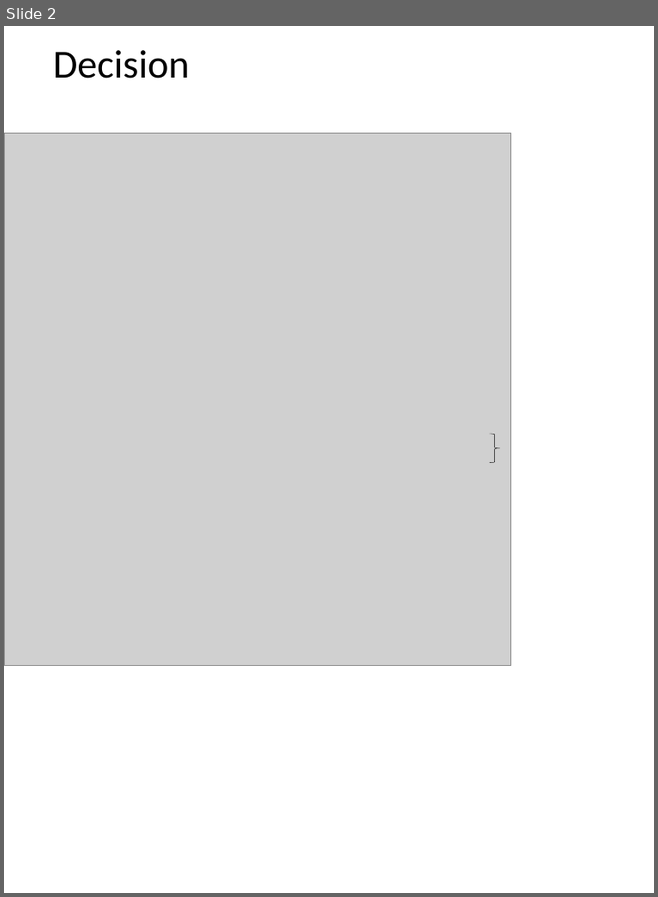
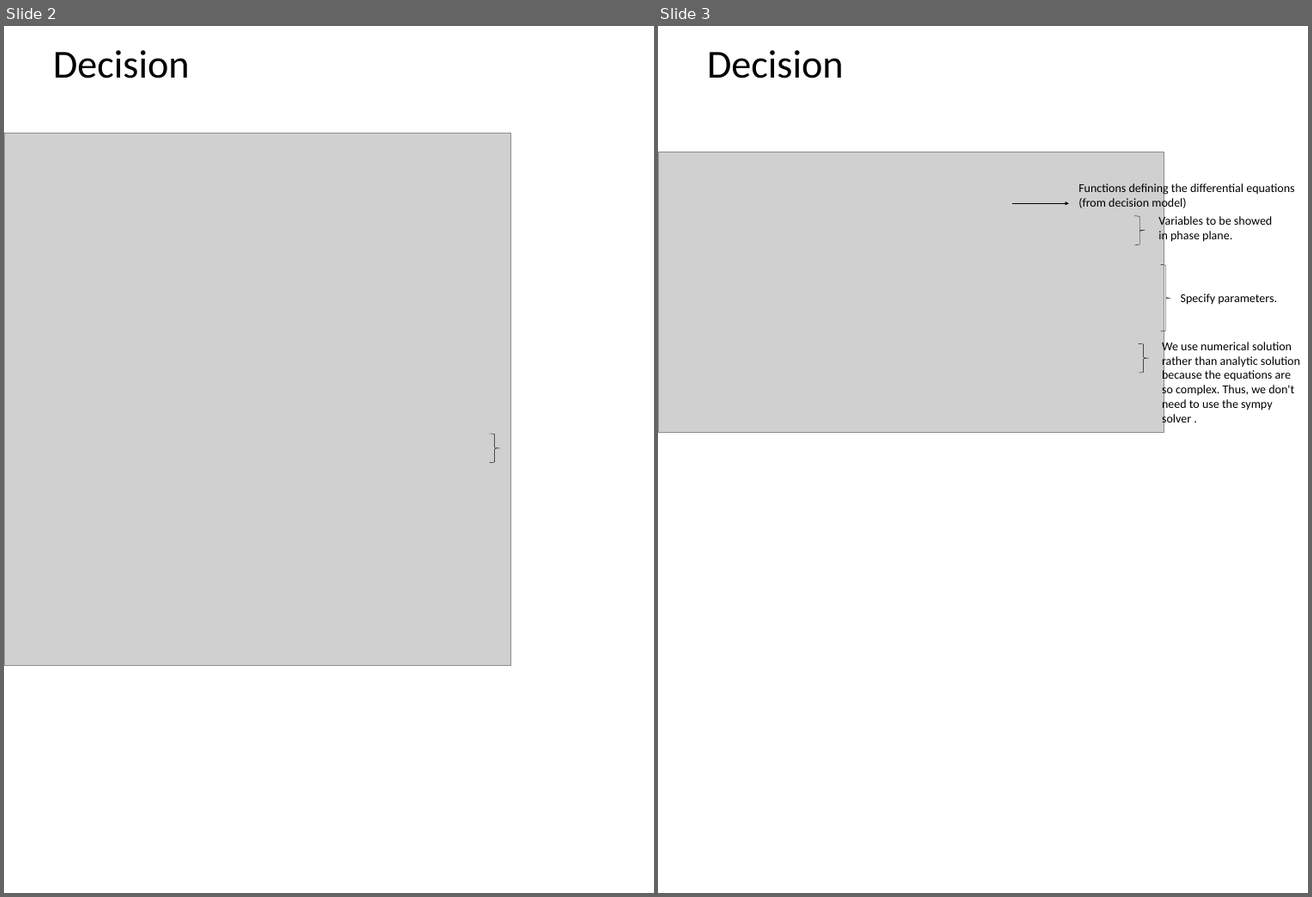
Before and after one commit to quanpeng0/BrainModels, a slide deck: docs/brainpy_handbook/ppt/rnns.pptx. Shown side by side, each under a label of ours: slide 2 before the commit, slides 2 and 3 after it. The pictures are 658x897 and 1312x897 pixels, drawn with LibreOffice and Linux fonts; fonts in the diff are those of the drawing; grey boxes stand for pictures. Boxes give left, top, right and bottom in pixels: in the first picture for what was removed or moved away, otherwise in the second. Text is boxed around its words. In the diff, an @@ line names an element or a change of style, - is before the commit and + after.

```diff
--- a/docs/brainpy_handbook/ppt/rnns.pptx
+++ b/docs/brainpy_handbook/ppt/rnns.pptx
@@ slide 3 added at bbox=[658, 26, 1308, 893], background #FFFFFF @@
@@ text added at bbox=[707, 50, 844, 78], 66 pt, text #000000 @@
+Decision
@@ picture added at bbox=[658, 152, 1165, 432] @@
@@ arrow added from (1012, 203) to (1069, 203), #000000 0.5 pt @@
@@ text added at bbox=[1079, 183, 1294, 210], 20 pt, text #000000 @@
+Functions defining the differential equations (from decision model)
@@ right brace added at bbox=[1134, 216, 1145, 245], outline #000000 0.5 pt @@
@@ text added at bbox=[1159, 214, 1272, 243], 20 pt, text #000000 @@
+Variables to be showed in phase plane.
@@ right brace added at bbox=[1161, 265, 1171, 331], outline #000000 0.5 pt @@
@@ text added at bbox=[1181, 293, 1277, 305], 20 pt, text #000000 @@
+Specify parameters.
@@ right brace added at bbox=[1139, 343, 1149, 373], outline #000000 0.5 pt @@
@@ text added at bbox=[1162, 340, 1300, 426], 20 pt, text #000000 @@
+We use numerical solution rather than analytic solution because the equations are so complex. Thus, we don't need to use the sympy solver .
```
Also in this commit, not shown: 2 slides changed, 1 slide removed.
